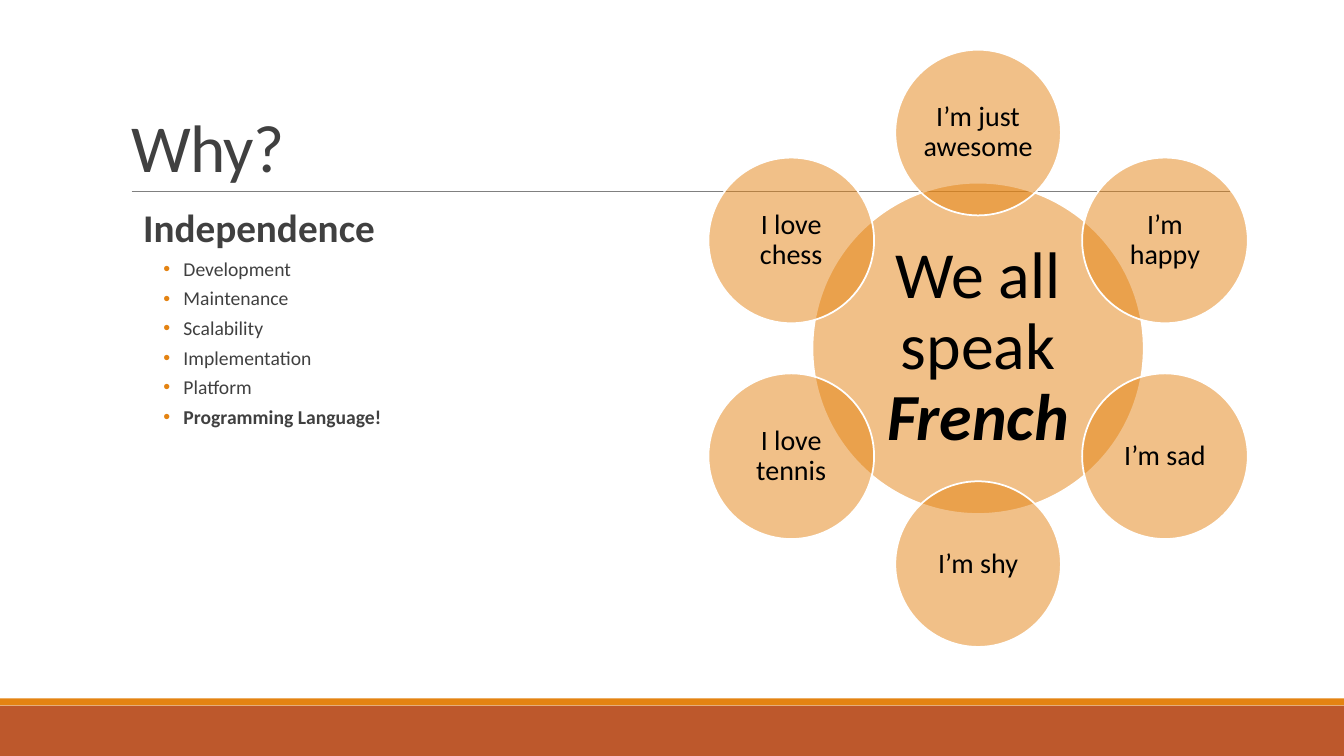
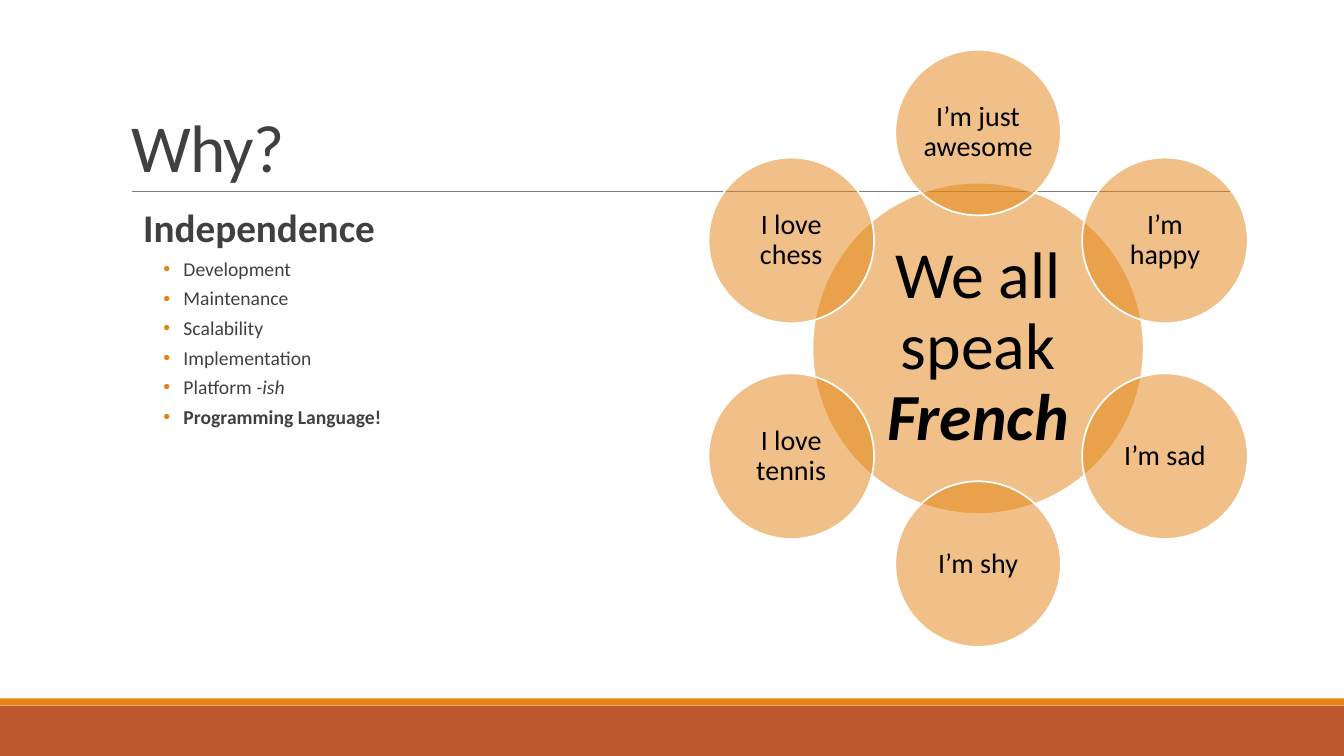
Before and after one commit to hinteadan/microservices-crash-course, a slide deck: slide 3 of Presentation.pptx. Drawn at 1344x756 pixels with LibreOffice and Linux fonts; fonts in the diff are those of the drawing. Boxes give left, top, right and bottom in pixels: in the first picture for what was removed or moved away, otherwise in the second. Text is boxed around its words. In the diff, an @@ line names an element or a change of style, - is before the commit and + after.

```diff
--- a/Presentation.pptx
+++ b/Presentation.pptx
@@ text at bbox=[183, 380, 284, 394]: text changed @@
-    • Platform
+    • Platform -ish
```
Also in this commit, not shown: 1 other slide changed, 1 slide added.
